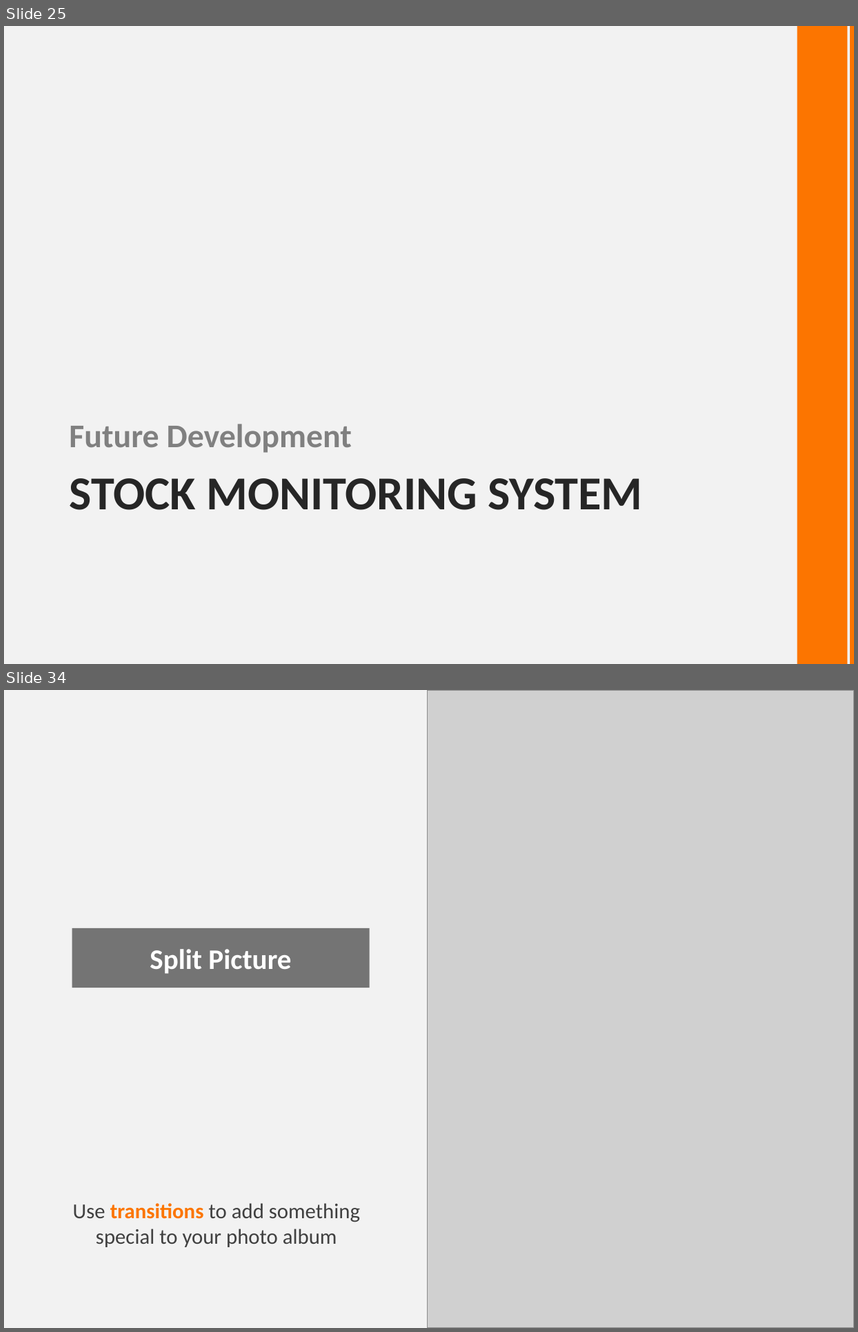
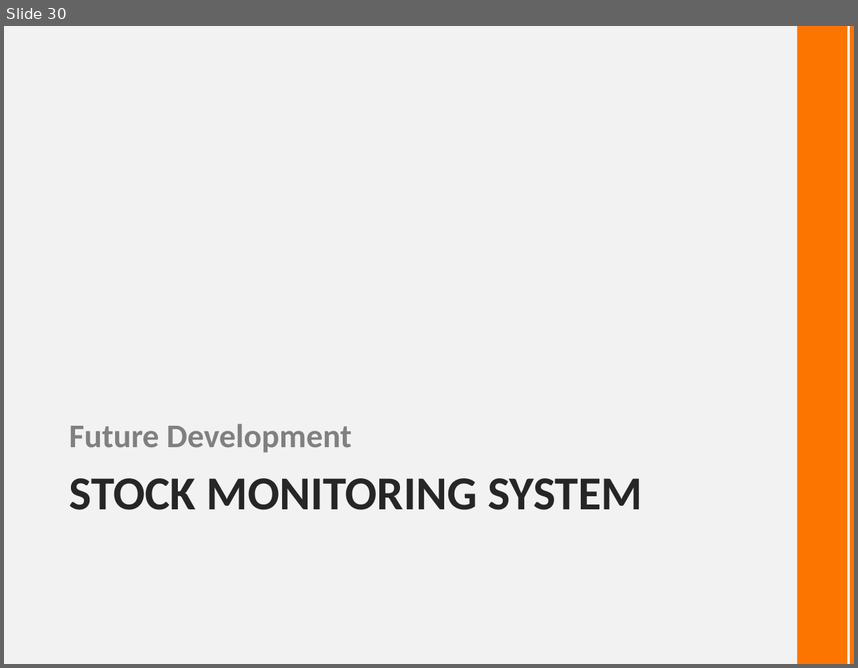
Before and after one commit to michaelleung0o0/comp3006, a slide deck: ppt/Presentation3.pptx. Shown one above the other, each under a label of ours: slides 25 and 34 before the commit, slide 30 after it; the slides between them are not shown. The pictures are 858x1332 and 858x668 pixels, drawn with LibreOffice and Linux fonts; fonts in the diff are those of the drawing; grey boxes stand for pictures; background and template pictures are left out. Boxes give left, top, right and bottom in pixels: in the first picture for what was removed or moved away, otherwise in the second. Text is boxed around its words. In the diff, an @@ line names an element or a change of style, - is before the commit and + after.

```diff
--- a/ppt/Presentation3.pptx
+++ b/ppt/Presentation3.pptx
@@ slide 34 removed at (4,690,854,1328), background #F2F2F2 @@
@@ picture removed at (428,690,854,1328) @@
@@ rectangle removed at (72,928,370,987) @@
-Split Picture
@@ text removed at (73,1203,360,1247) @@
-Use transitions to add something special to your photo album
@@ what was slide 25 is now slide 30 @@
```
Also in this commit, not shown: 3 slides changed, 10 slides added, 12 other slides removed, 2 other files.
